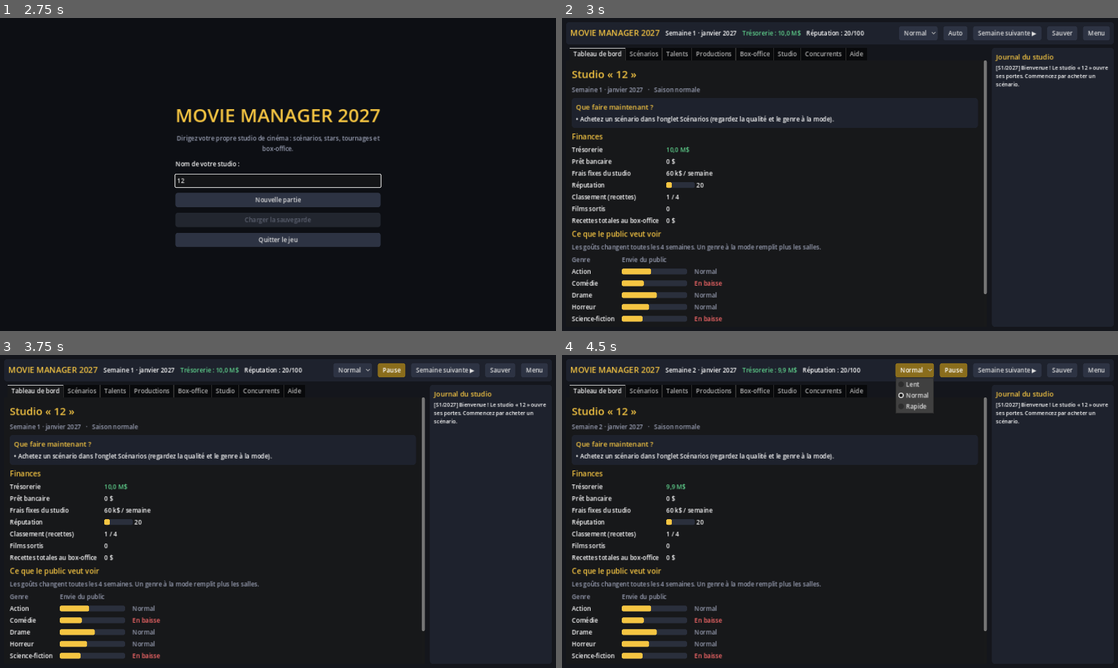
Above: before the commit, frames 1-4 (two rows, left to right).
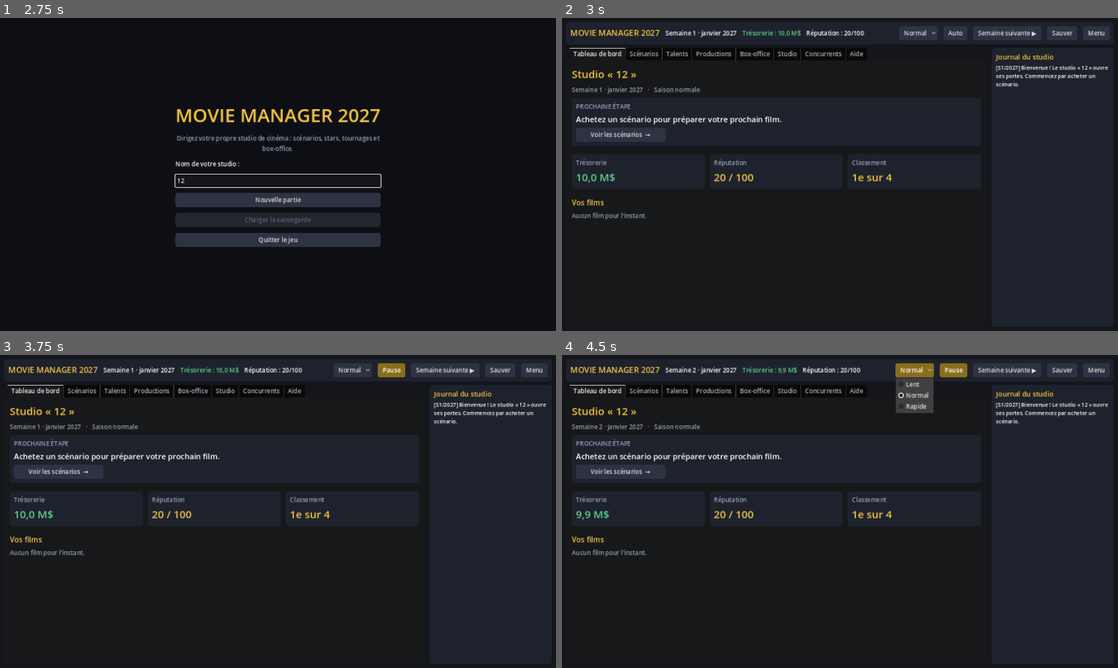
Above: after the commit, the same moments.

Repository: ArqueftX/movie-manager-27
Game: Godot game, scene res://scenes/main.tscn
Same seed, same stepped clock (60 frames per second), same inputs: the game is played once before the commit and once after it.
Inputs (mouse positions are in pixels of both pictures, inside the frame that each line leads up to):
- Up to frame 1 (2.75 s): click (278, 180) at 0.52 s; type "12" at 0.6 s; click "Normal" at 1.25 s; click "Normal" at 2 s
- Up to frame 2 (3 s): click "Nouvelle partie" at 2.75 s
- Up to frame 3 (3.75 s): click "Auto" at 3.5 s
- Up to frame 4 (4.5 s): click "Normal" at 4.25 s

Frame 1 is identical in both runs. In frame 2, 6.1% of the frame differs, in the area x 1-77%, y 13-98%; in frame 3, 6.1%; in frame 4, 6.1%.

Commit message:
Tableau de bord simplifié : une prochaine étape, trois chiffres clés, la liste des films
Les tendances du public passent dans l'onglet Scénarios.

Co-Authored-By: Claude Opus 5.5 <noreply@anthropic.com>
Claude-Session: https://claude.ai/code/session_011n2bdvSnDwca4gCF9cZnVd

Diff:
--- a/scripts/main.gd
+++ b/scripts/main.gd
@@ -396,80 +396,94 @@
 	_h(page, "Studio « %s »" % Game.studio_name, 26)
 	_l(page, Game.date_text() + "   ·   " + Game.season_name(), MUTED)
 
-	var next := _panel(page)
-	_h(next, "Que faire maintenant ?", 17)
-	for tip in _tips():
-		_wrap(next, "• " + tip)
-
 	if Game.negative_weeks > 0:
-		_wrap(page, "Attention : trésorerie négative depuis %d semaine(s). Faillite au bout de %d semaines ! Sortez un film, empruntez ou remboursez vos dettes." % [Game.negative_weeks, Game.BANKRUPTCY_WEEKS], BAD)
-
-	_h(page, "Finances", 18)
-	var g := _grid(page, ["", ""])
-	_l(g, "Trésorerie")
-	_money_label(g, Game.money)
-	_l(g, "Prêt bancaire")
-	_l(g, Game.fmt_money(Game.loan))
-	_l(g, "Frais fixes du studio")
-	_l(g, Game.fmt_money(Game.weekly_overhead()) + " / semaine")
-	_l(g, "Réputation")
-	_value_bar(g, int(Game.reputation))
-	_l(g, "Classement (recettes)")
-	_l(g, "%d / %d" % [Game.player_rank(), Game.rivals.size() + 1])
-	_l(g, "Films sortis")
-	_l(g, str(Game.released_films().size()))
-	_l(g, "Recettes totales au box-office")
-	_l(g, Game.fmt_money(Game.total_gross))
-
-	_h(page, "Ce que le public veut voir", 18)
-	_wrap(page, "Les goûts changent toutes les 4 semaines. Un genre à la mode remplit plus les salles.", MUTED)
-	var tg := _grid(page, ["Genre", "Envie du public", ""])
-	for genre in D.GENRES:
-		_l(tg, genre)
-		_bar(tg, float(Game.trends[genre]) - 0.5, 1.0, 160)
-		var label := Game.trend_label(genre)
-		_l(tg, label, GOOD if Game.trends[genre] >= 1.1 else (BAD if Game.trends[genre] < 0.9 else MUTED))
-
+		_wrap(page, "Attention : trésorerie dans le rouge depuis %d semaine(s). Faillite au bout de %d ! Sortez un film ou empruntez (onglet Studio)." % [Game.negative_weeks, Game.BANKRUPTCY_WEEKS], BAD)
+
+	# 1. Une seule chose à faire, bien visible, avec un bouton qui y mène.
+	var step := _next_step()
+	var card := _panel(page)
+	_l(card, "PROCHAINE ÉTAPE", MUTED)
+	var t := _wrap(card, step["text"])
+	t.add_theme_font_size_override("font_size", 19)
+	var action: Button = null
+	if step.has("tab"):
+		var target: int = step["tab"]
+		action = _b(card, step["button"], func(): _go_to(target))
+	elif step.has("next"):
+		action = _b(card, step["button"], _on_next_week, Game.is_over)
+	if action != null:
+		action.size_flags_horizontal = Control.SIZE_SHRINK_BEGIN
+		action.custom_minimum_size.x = 220
+
+	# 2. Les trois chiffres importants.
+	_space(page, 4)
+	var tiles := HBoxContainer.new()
+	tiles.add_theme_constant_override("separation", 12)
+	page.add_child(tiles)
+	_tile(tiles, "Trésorerie", Game.fmt_money(Game.money), GOOD if Game.money >= 0 else BAD)
+	_tile(tiles, "Réputation", "%d / 100" % int(Game.reputation), GOLD)
+	_tile(tiles, "Classement", "%de sur %d" % [Game.player_rank(), Game.rivals.size() + 1], GOLD)
+
+	# 3. Vos films, une ligne chacun.
+	_space(page, 4)
+	_h(page, "Vos films", 18)
 	var current := Game.projects.filter(func(p): return p["phase"] != "finished")
-	if current.size() > 0:
-		_h(page, "Vos films en cours", 18)
-		var pg := _grid(page, ["Titre", "Genre", "Étape", ""])
-		for p in current:
-			_l(pg, p["title"])
-			_l(pg, p["genre"])
-			_l(pg, Game.phase_name(p))
-			if p["phase"] in ["preprod", "shooting", "postprod"]:
-				_l(pg, "encore %d sem." % p["weeks_left"], MUTED)
-			elif p["phase"] == "in_theaters":
-				_l(pg, "semaine %d : %s" % [p["weeks_in"], Game.fmt_money(p["last_gross"])], MUTED)
-			else:
-				_l(pg, "à sortir !", GOLD)
-
-
-func _tips() -> Array:
-	var tips := []
+	if current.is_empty():
+		_l(page, "Aucun film pour l'instant.", MUTED)
+	for p in current:
+		var r := _row(page)
+		_l(r, p["title"])
+		var status := Game.phase_name(p)
+		var color := MUTED
+		if p["phase"] in ["preprod", "shooting", "postprod"]:
+			status += ", encore %d sem." % p["weeks_left"]
+		elif p["phase"] == "in_theaters":
+			status += ", %s cette semaine" % Game.fmt_money(p["last_gross"])
+		else:
+			color = GOLD
+		_l(r, "·  " + status, color)
+
+
+func _tile(parent: Node, title: String, value: String, color: Color) -> void:
+	var p := PanelContainer.new()
+	p.size_flags_horizontal = Control.SIZE_EXPAND_FILL
+	parent.add_child(p)
+	var v := VBoxContainer.new()
+	p.add_child(v)
+	_l(v, title, MUTED)
+	var l := _l(v, value, color)
+	l.add_theme_font_size_override("font_size", 26)
+
+
+# Choisit la chose la plus utile à faire maintenant.
+func _next_step() -> Dictionary:
 	if Game.pending_event != null:
-		tips.append("Une décision vous attend (fenêtre ouverte).")
+		return {"text": "Une décision vous attend sur un tournage.", "button": "Voir la décision", "next": true}
 	var ready_films := Game.projects.filter(func(p): return p["phase"] == "ready")
 	if ready_films.size() > 0:
-		tips.append("« %s » est terminé : allez dans Productions pour choisir sa sortie au cinéma." % ready_films[0]["title"])
-	if Game.owned_scripts.size() > 0 and Game.free_stages() > 0:
-		tips.append("Vous avez un scénario et un plateau libre : allez dans Productions pour lancer un film.")
-	if Game.owned_scripts.size() == 0 and Game.free_stages() > 0:
-		tips.append("Achetez un scénario dans l'onglet Scénarios (regardez la qualité et le genre à la mode).")
-	if Game.free_stages() <= 0:
-		tips.append("Tous vos plateaux tournent. Cliquez sur « Semaine suivante » pour avancer.")
+		return {"text": "« %s » est terminé ! Choisissez sa sortie au cinéma." % ready_films[0]["title"],
+			"button": "Sortir le film  →", "tab": Tab.PRODUCTIONS}
+	if Game.free_stages() > 0:
+		if Game.owned_scripts.size() > 0:
+			return {"text": "Vous avez un scénario et un plateau libre : lancez un film !",
+				"button": "Créer un film  →", "tab": Tab.PRODUCTIONS}
+		return {"text": "Achetez un scénario pour préparer votre prochain film.",
+			"button": "Voir les scénarios  →", "tab": Tab.SCRIPTS}
 	if Game.money > 15000000.0 and Game.upgrades["plateaux"] < 2:
-		tips.append("Vous avez de l'argent : un 2e plateau (onglet Studio) permet de tourner deux films à la fois.")
-	if tips.is_empty():
-		tips.append("Cliquez sur « Semaine suivante » (ou la touche Espace) pour faire avancer le temps.")
-	return tips
+		return {"text": "Vous avez de l'argent : un 2e plateau permet de tourner deux films en même temps.",
+			"button": "Améliorer le studio  →", "tab": Tab.STUDIO}
+	return {"text": "Vos films avancent. Faites passer le temps.", "button": "Semaine suivante ▶", "next": true}
 
 
 # --- Scénarios --------------------------------------------------------------
 
 func _build_scripts(page: VBoxContainer) -> void:
 	_h(page, "Scénarios à vendre", 22)
+	var hot := D.GENRES.filter(func(g): return Game.trends[g] >= 1.1)
+	var cold := D.GENRES.filter(func(g): return Game.trends[g] < 0.9)
+	_wrap(page, "À la mode en ce moment : %s" % (", ".join(hot) if hot.size() > 0 else "rien de spécial"), GOOD)
+	if cold.size() > 0:
+		_wrap(page, "Le public s'en lasse : %s" % ", ".join(cold), BAD)
 	_wrap(page, "Nouveaux scénarios dans %d semaine(s). La qualité du scénario compte beaucoup dans la qualité du film. Le nombre de rôles = le nombre d'acteurs à engager." % Game.weeks_until_new_scripts(), MUTED)
 	if Game.scripts_market.is_empty():
 		_l(page, "Plus aucun scénario à vendre pour l'instant.")
